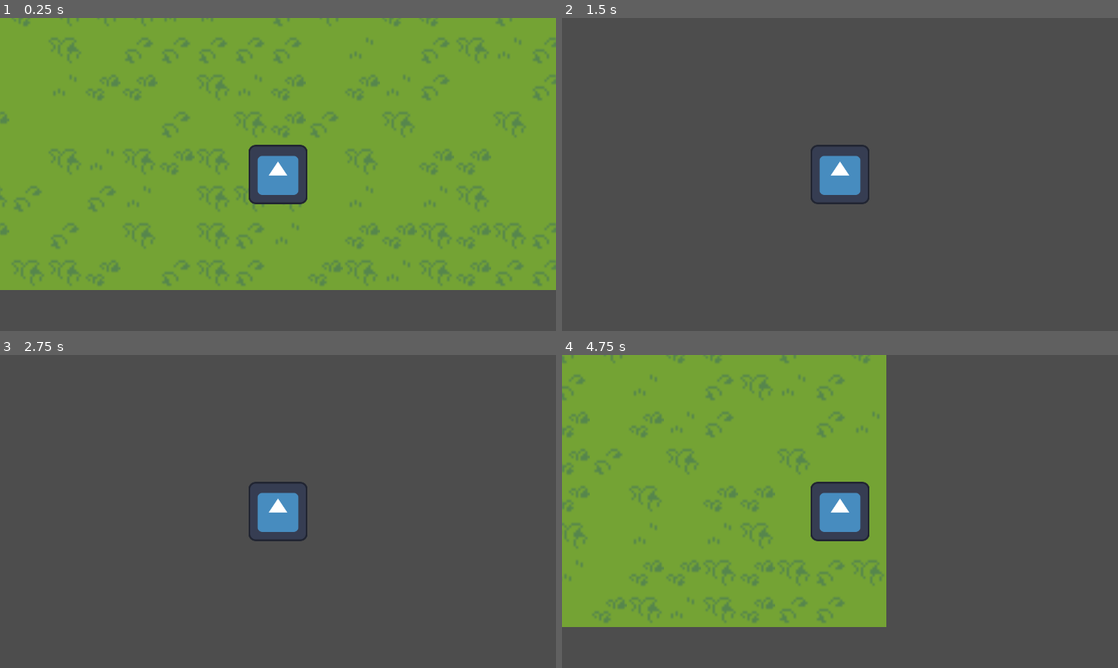
Above: before the commit, frames 1-4 (two rows, left to right).
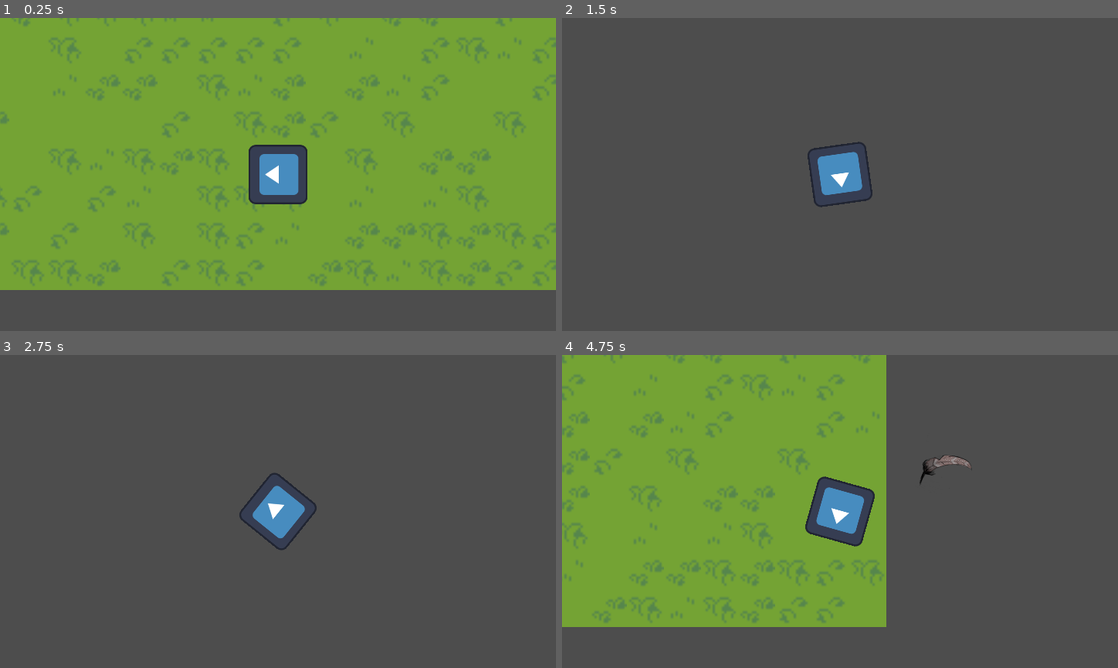
Above: after the commit, the same moments.

Repository: TBfl1pzn/Laughocalypse
Game: Godot game, scene res://scenes/main.tscn
Two runs of this game, one before a commit and one after it. Both use one fixed random seed, a clock stepped at 60 frames per second and the inputs below. The engine's default icon, where the game draws it, is replaced by a stand-in: a white triangle on a blue panel in a dark square.
Inputs (mouse positions are in pixels of both pictures, inside the frame that each line leads up to):
- Up to frame 1 (0.25 s): no input
- Up to frame 2 (1.5 s): tap Enter at 0.5 s; move the mouse to (962, 158) at 0.52 s; hold D (move_right) 0.53-1.28 s; hold Space (shoot, bound only after the commit) 0.53-1.28 s; move the mouse to (728, 190) at 1.27 s; hold Down (move_down) from 1.28 s (still down); tap Space (shoot, bound only after the commit) at 1.35 s
- Up to frame 3 (2.75 s): tap Space (shoot, bound only after the commit) at 2 s; move the mouse to (333, 442) at 2.02 s; release Down (move_down) at 2.03 s; hold D (move_right) from 2.03 s (still down); hold Space (shoot, bound only after the commit) from 2.03 s (still down)
- Up to frame 4 (4.75 s): tap Enter at 2.75, 4.25 s; move the mouse to (812, 574) at 2.77 s; release D (move_right) at 2.78 s; release Space (shoot, bound only after the commit) at 2.78 s; hold Up (move_up) 2.78-3.53 s; tap Space (shoot, bound only after the commit) at 2.85, 3.5, 4.35 s; move the mouse to (1006, 558) at 3.52 s; hold Space (shoot, bound only after the commit) 3.53-4.28 s; hold A (move_left) from 3.53 s (still down); move the mouse to (673, 464) at 4.27 s

The runs differ from the first frame. In frame 1, 0.2% of the frame differs, in the area x 46-54%, y 43-57%; in frame 2, 0.6%; in frame 3, 0.8%; in frame 4, 1.1%, in the area x 43-74%, y 32-62%.

Commit message:
Bullet functionality

Diff:
--- /dev/null
+++ b/Laughocalypse/bullet.tscn
@@ -0,0 +1,3 @@
+[gd_scene format=3 uid="uid://bdvcyljmb7jdc"]
+
+[node name="Node2D" type="Node2D"]
--- a/Laughocalypse/project.godot
+++ b/Laughocalypse/project.godot
@@ -54,6 +54,11 @@
 , Object(InputEventKey,"resource_local_to_scene":false,"resource_name":"","device":-1,"window_id":0,"alt_pressed":false,"shift_pressed":false,"ctrl_pressed":false,"meta_pressed":false,"pressed":false,"keycode":0,"physical_keycode":4194319,"key_label":0,"unicode":0,"echo":false,"script":null)
 ]
 }
+shoot={
+"deadzone": 0.5,
+"events": [Object(InputEventKey,"resource_local_to_scene":false,"resource_name":"","device":-1,"window_id":0,"alt_pressed":false,"shift_pressed":false,"ctrl_pressed":false,"meta_pressed":false,"pressed":false,"keycode":0,"physical_keycode":32,"key_label":0,"unicode":32,"echo":false,"script":null)
+]
+}
 
 [rendering]
 
--- /dev/null
+++ b/Laughocalypse/scenes/flying_feather.gd
@@ -0,0 +1,17 @@
+extends Area2D
+@export var bullet_speed = 69
+
+var direction: Vector2 = Vector2(1.0, 0.0)
+
+var feather_stopped = false
+
+func _ready():
+	pass
+
+func _process(delta):
+	if feather_stopped == false:
+		position = position + bullet_speed * direction * delta
+
+
+func _on_timer_timeout():
+	feather_stopped = true
--- /dev/null
+++ b/Laughocalypse/scenes/flying_feather.tscn
@@ -0,0 +1,25 @@
+[gd_scene load_steps=4 format=3 uid="uid://g0mvhi4dwno"]
+
+[ext_resource type="Script" path="res://scenes/flying_feather.gd" id="1_3thgn"]
+[ext_resource type="Texture2D" uid="uid://16uagkslnqor" path="res://assets/art/feather_test.png" id="2_e0xjl"]
+
+[sub_resource type="CapsuleShape2D" id="CapsuleShape2D_c7d22"]
+height = 28.0
+
+[node name="FlyingFeather" type="Area2D"]
+script = ExtResource("1_3thgn")
+
+[node name="Hitbox" type="CollisionShape2D" parent="."]
+rotation = 1.5708
+shape = SubResource("CapsuleShape2D_c7d22")
+
+[node name="Feather" type="Sprite2D" parent="."]
+rotation = 1.5708
+scale = Vector2(0.1, 0.1)
+texture = ExtResource("2_e0xjl")
+
+[node name="Timer" type="Timer" parent="."]
+wait_time = 2.0
+autostart = true
+
+[connection signal="timeout" from="Timer" to="." method="_on_timer_timeout"]
--- a/Laughocalypse/scenes/main.tscn
+++ b/Laughocalypse/scenes/main.tscn
@@ -9,5 +9,6 @@
 
 [node name="Player" parent="World" instance=ExtResource("1_yra78")]
 position = Vector2(196, 126)
+speed = 400
 
 [node name="Camera2D" type="Camera2D" parent="World/Player"]
--- a/Laughocalypse/scenes/player.gd
+++ b/Laughocalypse/scenes/player.gd
@@ -2,14 +2,21 @@
 
 @export var speed = 400 # How fast the player will move (pixels/sec).
 var screen_size # Size of the game window.
+var feather = 1
+
+var feather_spawn: Marker2D
+@export var feather_scene: PackedScene
 
 # Called when the node enters the scene tree for the first time.
 func _ready():
+	feather_spawn = $FeatherSpawn
 	screen_size = get_viewport_rect().size
 
 
 # Called every frame. 'delta' is the elapsed time since the previous frame.
 func _process(delta):
+	look_at(get_global_mouse_position())
+
 	var velocity = Vector2.ZERO # The player's movement vector.
 	if Input.is_action_pressed("move_right"):
 		print("move_right")
@@ -28,3 +35,15 @@
 		velocity = velocity.normalized() * speed
 
 	position += velocity * delta
+
+	if Input.is_action_pressed("shoot"):
+		if feather == 1:
+			feather -= 1
+			shoot()
+
+func shoot():
+	var feather_instance = feather_scene.instantiate()
+	feather_instance.position = feather_spawn.get_global_position()
+	feather_instance.rotation = rotation
+	feather_instance.direction = Vector2(1.0,0.0).rotated(rotation).normalized()
+	get_tree().get_root().call_deferred("add_child", feather_instance)
--- a/Laughocalypse/scenes/player.tscn
+++ b/Laughocalypse/scenes/player.tscn
@@ -1,13 +1,15 @@
-[gd_scene load_steps=4 format=3 uid="uid://bdxc3xmj10gf3"]
+[gd_scene load_steps=5 format=3 uid="uid://brk6nur78l2kr"]
 
 [ext_resource type="Script" path="res://scenes/player.gd" id="1_wl7nx"]
 [ext_resource type="Texture2D" uid="uid://dm0sy3ueyunwq" path="res://assets/art/godot_icon.svg" id="2_1btup"]
+[ext_resource type="PackedScene" uid="uid://g0mvhi4dwno" path="res://scenes/flying_feather.tscn" id="2_ytu8y"]
 
 [sub_resource type="RectangleShape2D" id="RectangleShape2D_bx400"]
 size = Vector2(25, 26)
 
 [node name="Player" type="CharacterBody2D"]
 script = ExtResource("1_wl7nx")
+feather_scene = ExtResource("2_ytu8y")
 
 [node name="HitBox" type="CollisionShape2D" parent="."]
 position = Vector2(-0.5, 0)
@@ -16,3 +18,6 @@
 [node name="Sprite2D" type="Sprite2D" parent="."]
 scale = Vector2(0.2, 0.2)
 texture = ExtResource("2_1btup")
+
+[node name="FeatherSpawn" type="Marker2D" parent="."]
+position = Vector2(20, 0)
Binary file added: Laughocalypse/assets/art/feather_test.png
Not shown, added: Laughocalypse/assets/art/feather_test.png.import
Not shown: 1 places in Laughocalypse/scenes/main.tscn that only renumber resources
